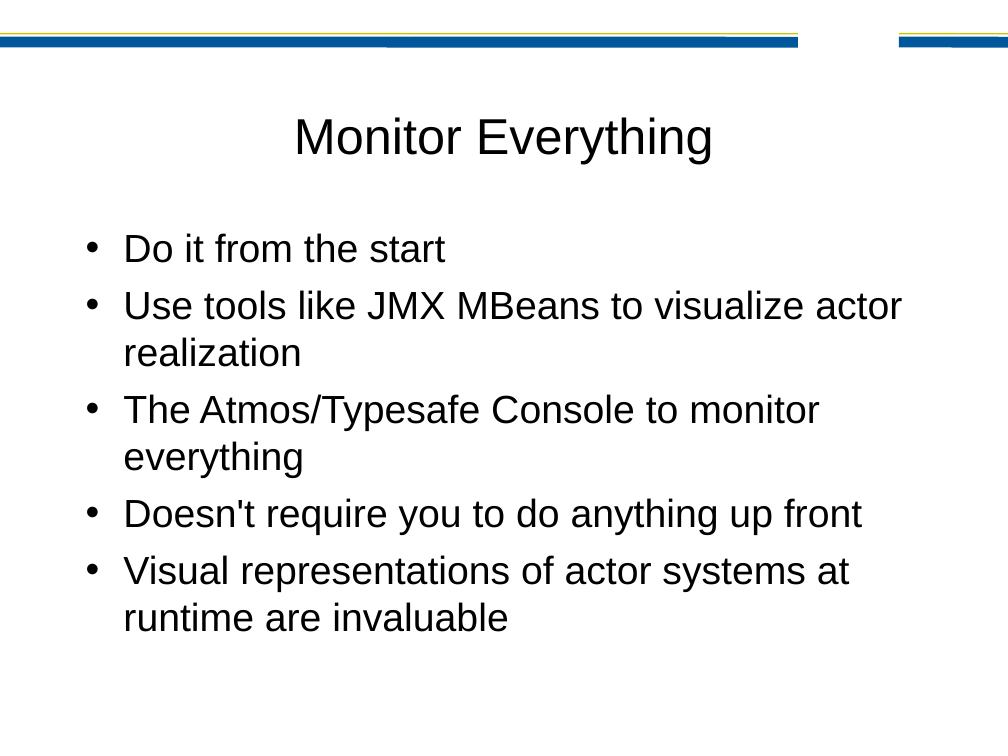
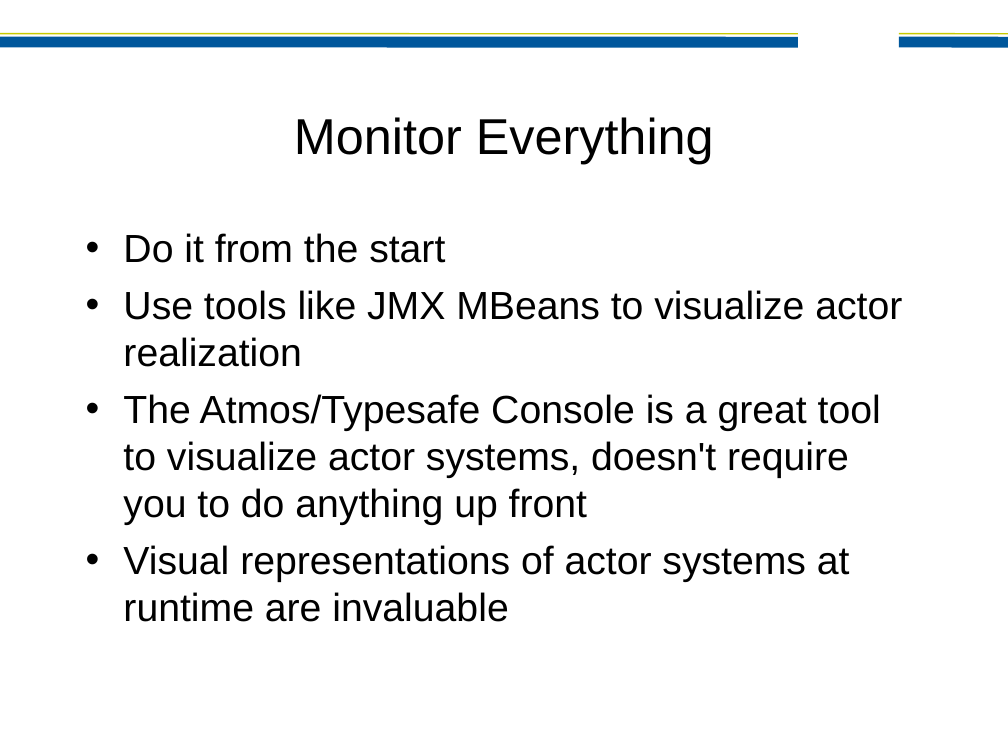
Before and after one commit to jamie-allen/effective_actors, a slide deck: slide 53 of preso/EffectiveActors-JaxConf2012.ppt (slide 49 before the commit). Drawn at 1008x756 pixels with LibreOffice and Linux fonts; fonts in the diff are those of the drawing; background and template pictures are left out. Boxes give left, top, right and bottom in pixels: in the first picture for what was removed or moved away, otherwise in the second. Text is boxed around its words. In the diff, an @@ line names an element or a change of style, - is before the commit and + after.

Commit message:
Added console pic

```diff
--- a/preso/EffectiveActors-JaxConf2012.ppt
+++ b/preso/EffectiveActors-JaxConf2012.ppt
@@ text at (123,394,881,525): text changed @@
-• The Atmos/Typesafe Console to monitor everything
-• Doesn't require you to do anything up front
+• The Atmos/Typesafe Console is a great tool to visualize actor systems, doesn't require you to do anything up front
```
Also in this commit, not shown: 10 other slides changed, 5 slides added, 1 other file.
